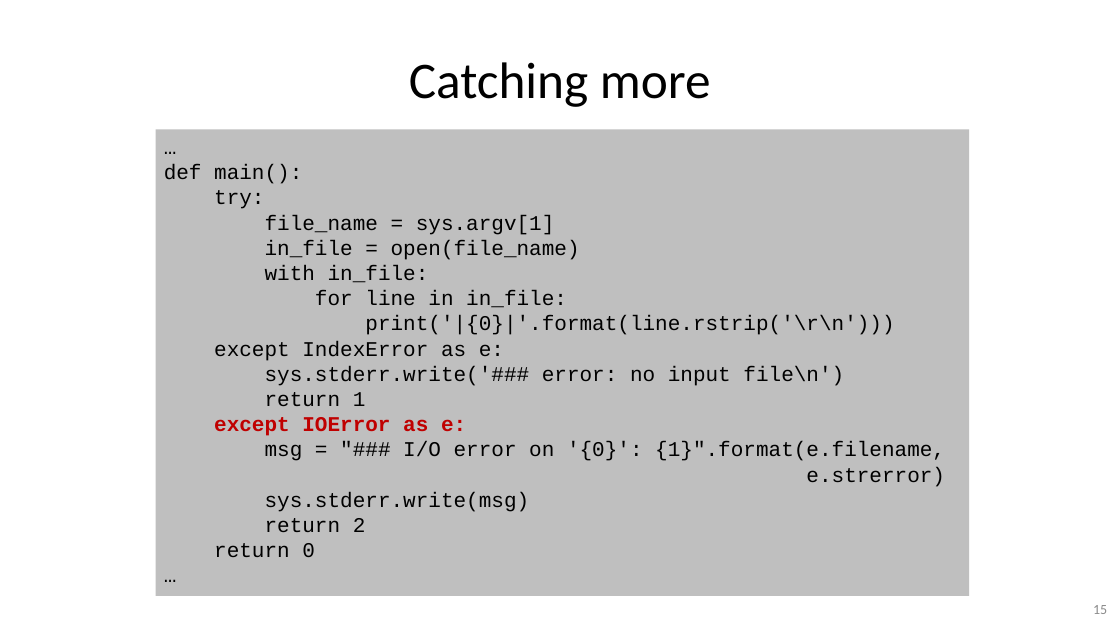
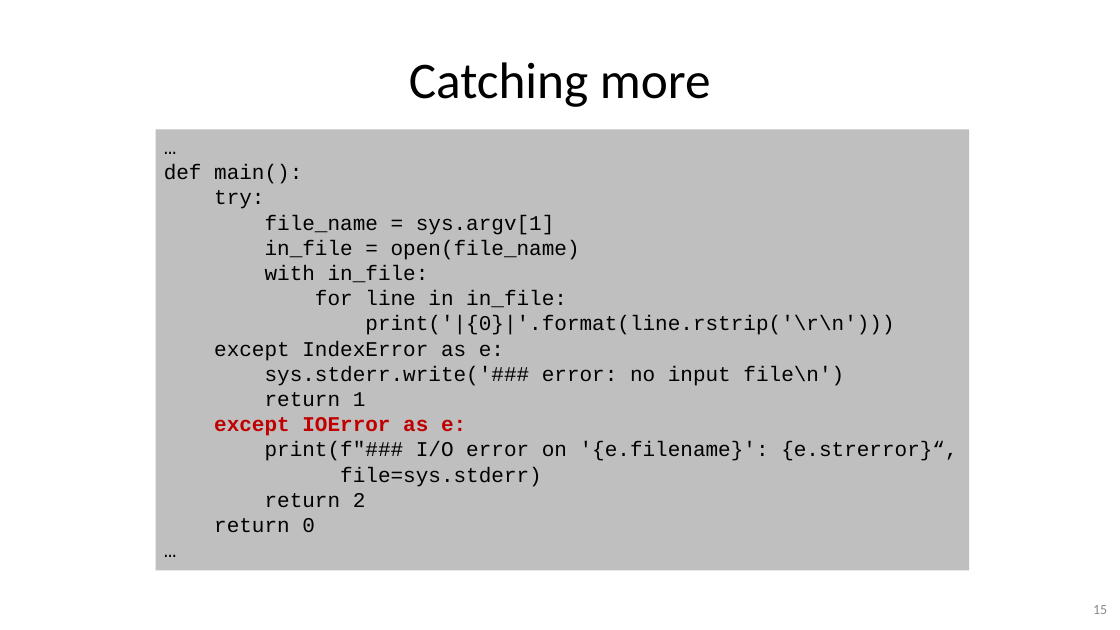
Before and after one commit to gjbex/Python-software-engineering, a slide deck: slide 15 of python_software_engineering.pptx. Drawn at 1120x630 pixels with LibreOffice and Linux fonts; fonts in the diff are those of the drawing. Boxes give left, top, right and bottom in pixels: in the first picture for what was removed or moved away, otherwise in the second. Text is boxed around its words. In the diff, an @@ line names an element or a change of style, - is before the commit and + after.

Commit message:
Fix typos

```diff
--- a/python_software_engineering.pptx
+++ b/python_software_engineering.pptx
@@ rectangle "…": place and size @@
-rectangle "…" at (155, 129, 970, 596)
+rectangle "…" at (155, 129, 970, 571)
@@ text in rectangle at (265, 441, 957, 487): text changed @@
-msg = "### I/O error on '{0}': {1}".format(e.filename,
-e.strerror)
-sys.stderr.write(msg)
+print(f"### I/O error on '{e.filename}': {e.strerror}“,
+file=sys.stderr)
```
Also in this commit, not shown: 9 other slides changed, 2 slides removed.
